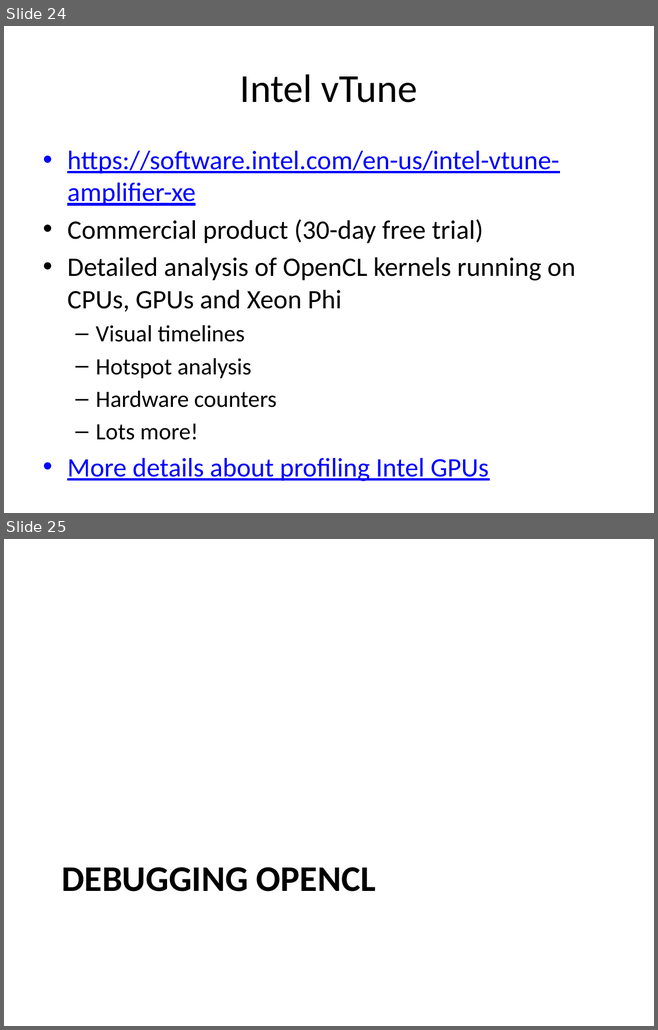
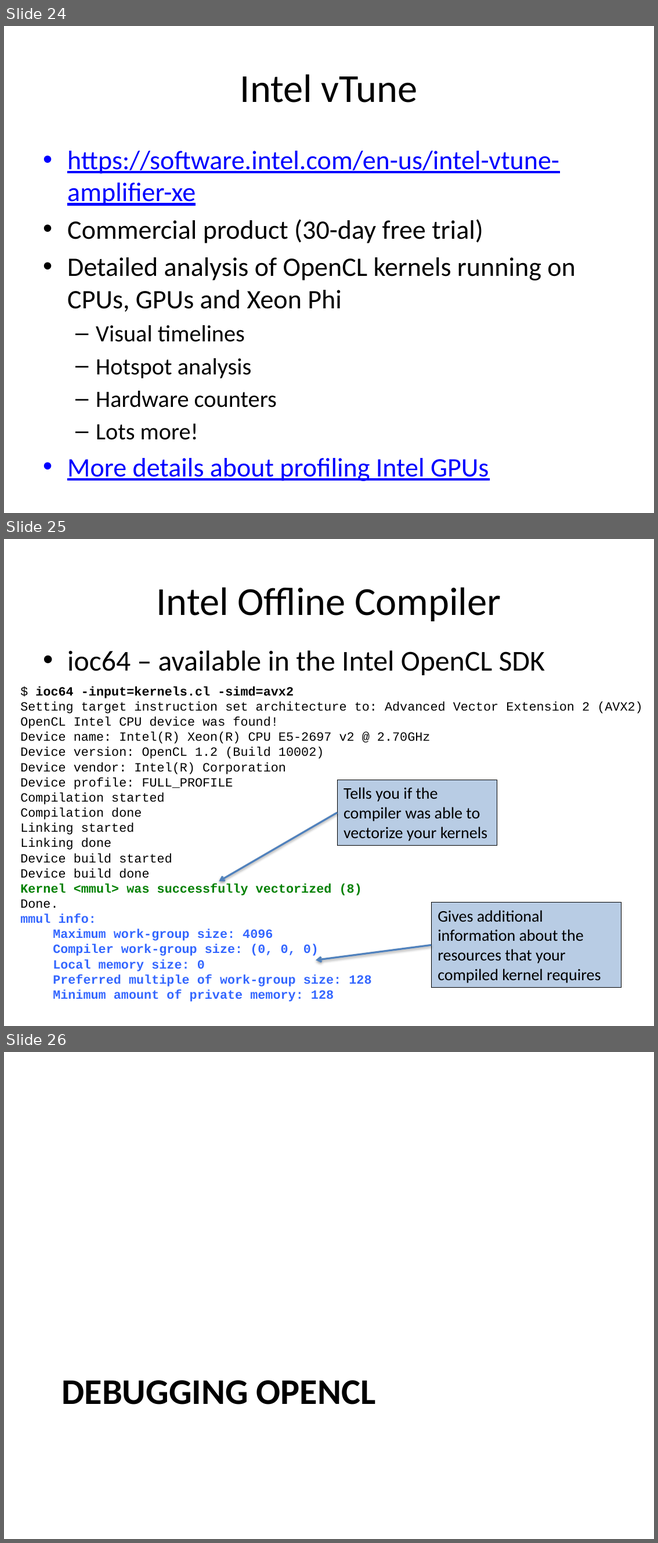
Before and after one commit to UoB-HPC/opencl-training-code, a slide deck: slides/advanced_part3.pptx. Shown one above the other, each under a label of ours: slides 24 and 25 before the commit, slides 24, 25 and 26 after it. The pictures are 658x1030 and 658x1543 pixels, drawn with LibreOffice and Linux fonts; fonts in the diff are those of the drawing. Boxes give left, top, right and bottom in pixels: in the first picture for what was removed or moved away, otherwise in the second. Text is boxed around its words. In the diff, an @@ line names an element or a change of style, - is before the commit and + after.

Commit message:
Add slide about Intel offline compiler

```diff
--- a/slides/advanced_part3.pptx
+++ b/slides/advanced_part3.pptx
@@ slide 25 added at [4,539,654,1026], background #FFFFFF @@
@@ title added at [157,587,500,621], 44 pt, text #000000 @@
+Intel Offline Compiler
@@ text added at [67,650,545,675], 32 pt, text #000000 @@
+• ioc64 – available in the Intel OpenCL SDK
@@ text added at [20,686,642,1002], 14 pt, text #000000 @@
+$ ioc64 -input=kernels.cl -simd=avx2
+Setting target instruction set architecture to: Advanced Vector Extension 2 (AVX2)
+OpenCL Intel CPU device was found!
+Device name: Intel(R) Xeon(R) CPU E5-2697 v2 @ 2.70GHz
+Device version: OpenCL 1.2 (Build 10002)
+Device vendor: Intel(R) Corporation
+Device profile: FULL_PROFILE
+Compilation started
+Compilation done
+Linking started
+Linking done
+Device build started
+Device build done
+Kernel <mmul> was successfully vectorized (8)
+Done.
+mmul info:
+Maximum work-group size: 4096
+Compiler work-group size: (0, 0, 0)
+Local memory size: 0
+Preferred multiple of work-group size: 128
+Minimum amount of private memory: 128
@@ rectangle added at [338,780,497,846], fill #4F81BD at 40% opacity, outline #000000 0.75 pt, 18 pt, text #000000 @@
+Tells you if the compiler was able to vectorize your kernels
@@ arrow added from (338, 813) to (219, 881), #4F81BD 2 pt @@
@@ rectangle added at [431,903,621,988], fill #4F81BD at 40% opacity, outline #000000 0.75 pt, 18 pt, text #000000 @@
+Gives additional information about the resources that your compiled kernel requires
@@ arrow added from (431, 945) to (316, 960), #4F81BD 2 pt @@
@@ what was slide 25 is now slide 26 @@
```
Also in this commit, not shown: 1 slide changed.
